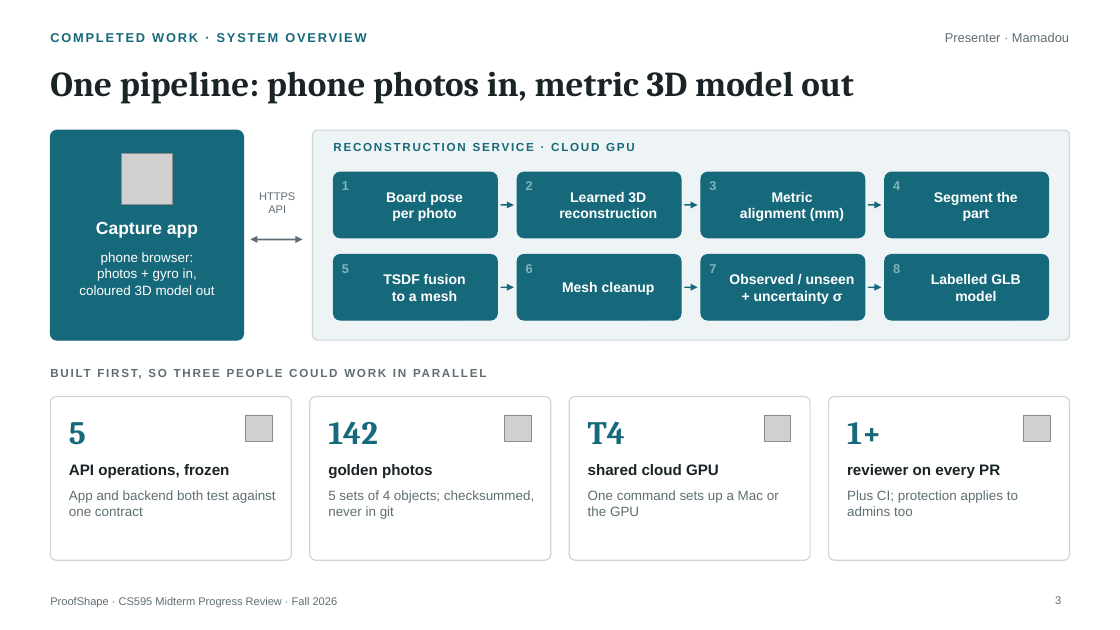
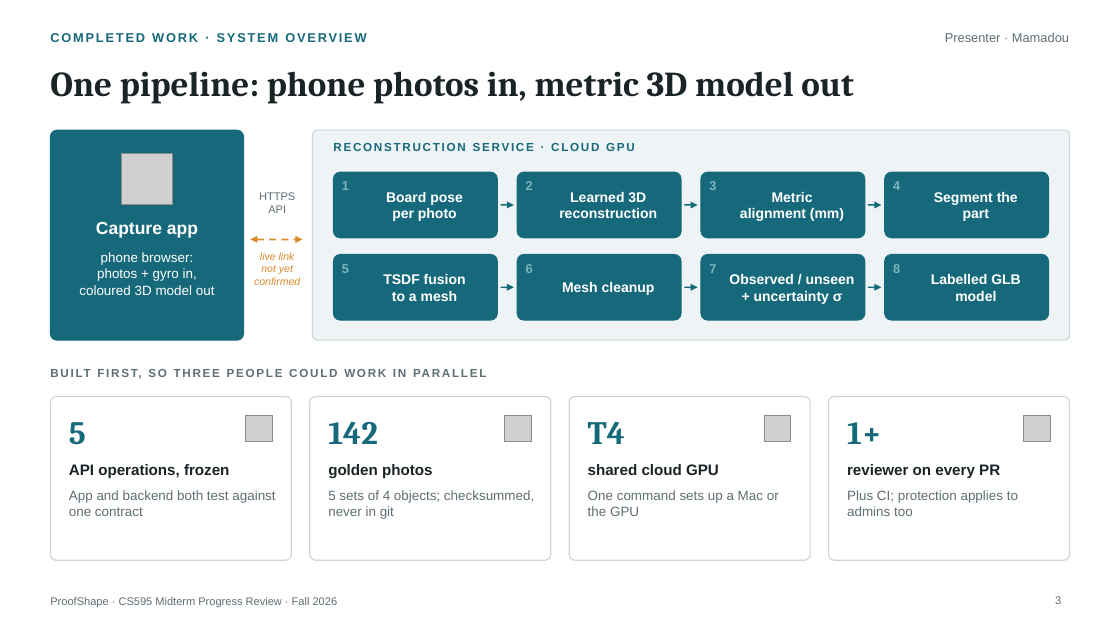
Before and after one commit to proofshape/proofshape, a slide deck: slide 3 of submissions/midterm-presentation-deck.pptx. Drawn at 1120x630 pixels with LibreOffice and Linux fonts; fonts in the diff are those of the drawing; grey boxes stand for pictures. Boxes give left, top, right and bottom in pixels: in the first picture for what was removed or moved away, otherwise in the second. Text is boxed around its words. In the diff, an @@ line names an element or a change of style, - is before the commit and + after.

```diff
--- a/submissions/midterm-presentation-deck.pptx
+++ b/submissions/midterm-presentation-deck.pptx
@@ double arrow (250, 239) - (302, 239): stroke #5F6E74 1.5 pt to #D98A2B 1.5 pt dashed @@
@@ text added at [254, 252, 300, 285], 9 pt, text #D98A2B, italic @@
+live link
+not yet
+confirmed
```
Also in this commit, not shown: 1 other file.
